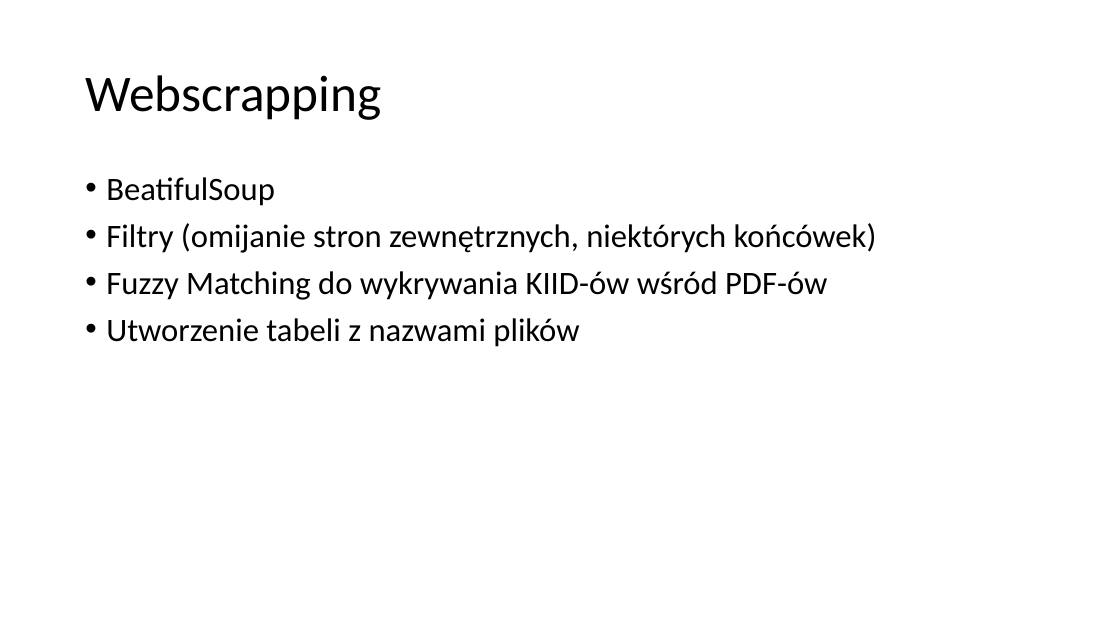
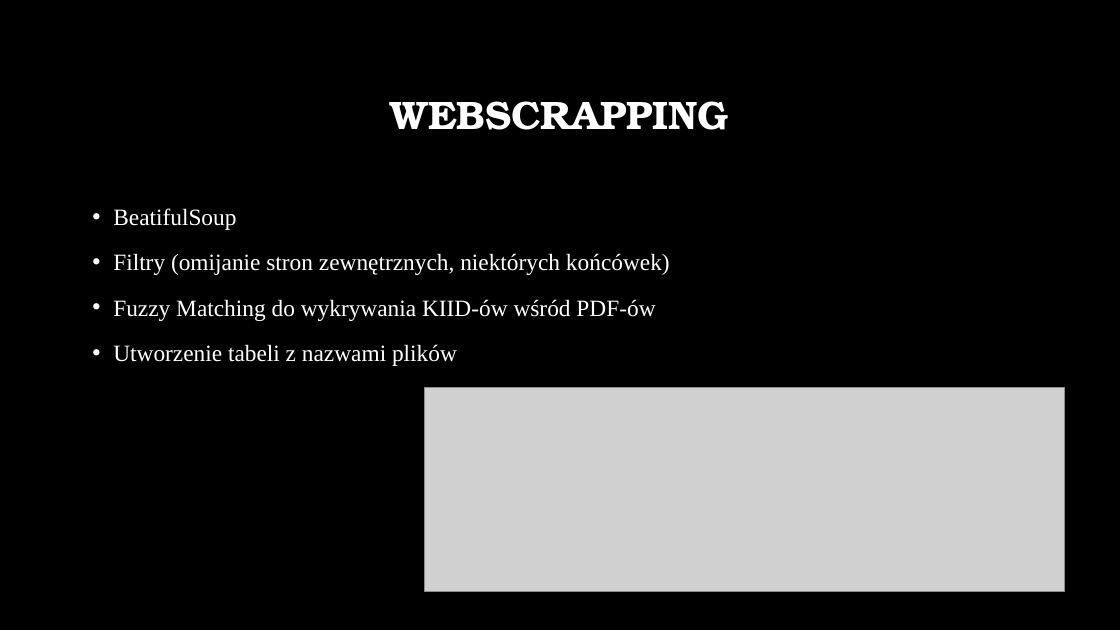
Before and after one commit to witasm/MAGIW, a slide deck: slide 2 of MAGIW_KarateKIID.pptx. Drawn at 1120x630 pixels with LibreOffice and Linux fonts; fonts in the diff are those of the drawing; grey boxes stand for pictures; background and template pictures are left out. Boxes give left, top, right and bottom in pixels: in the first picture for what was removed or moved away, otherwise in the second. Text is boxed around its words. In the diff, an @@ line names an element or a change of style, - is before the commit and + after.

```diff
--- a/MAGIW_KarateKIID.pptx
+++ b/MAGIW_KarateKIID.pptx
@@ background #FFFFFF to picture (left out) @@
@@ title at (391, 101, 728, 130): text changed; size 44 to 34 pt; font Calibri to TeX Gyre Bonum; text colour #000000 to #FFFFFF; bold on @@
-Webscrapping
+WEBSCRAPPING
@@ text "BeatifulSoup": place and size @@
-text "BeatifulSoup" at (106, 177, 877, 347)
+text "BeatifulSoup" at (113, 208, 670, 366)
@@ text "BeatifulSoup" at (113, 208, 670, 366): size 28 to 20 pt, font Calibri to Times New Roman, text colour #000000 to #FFFFFF; line spacing 0.9 to 1.2 @@
@@ picture added at (425, 387, 1065, 592) @@
```
Also in this commit, not shown: 5 other slides changed.
